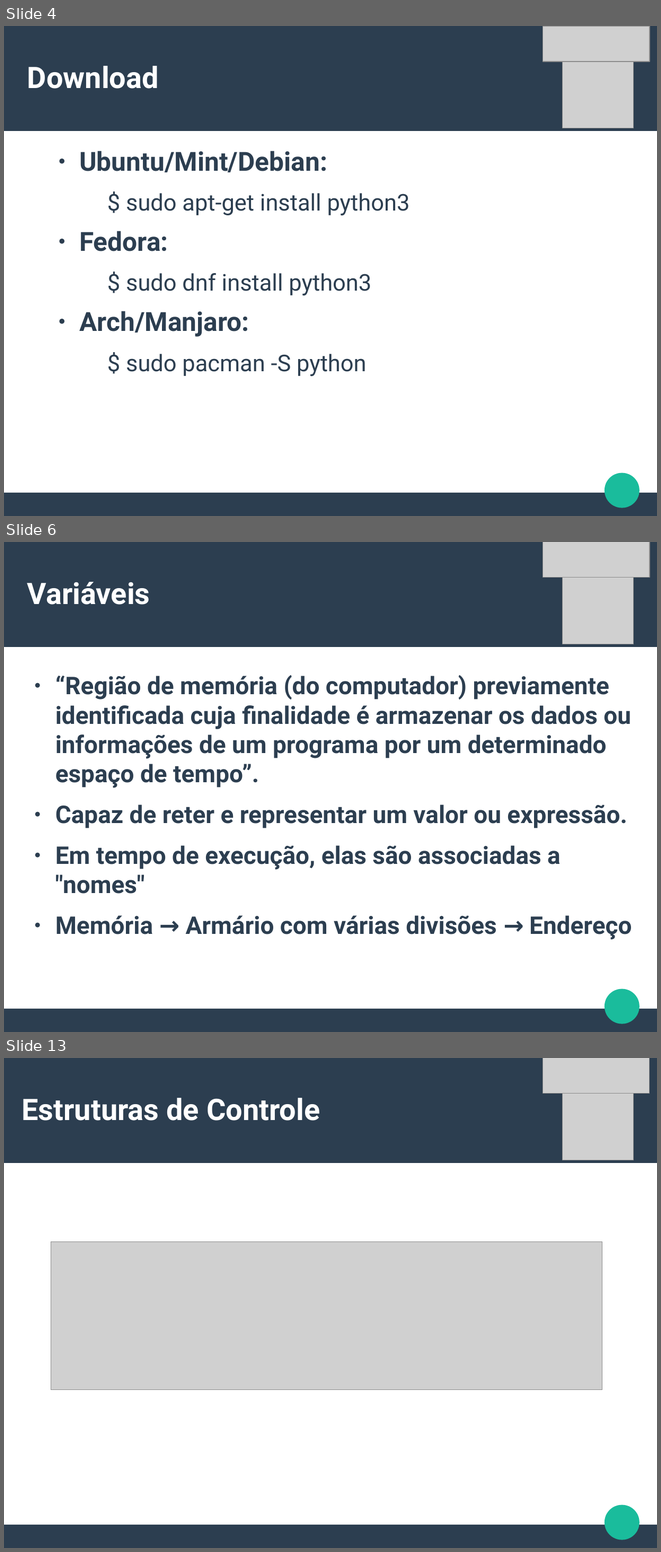
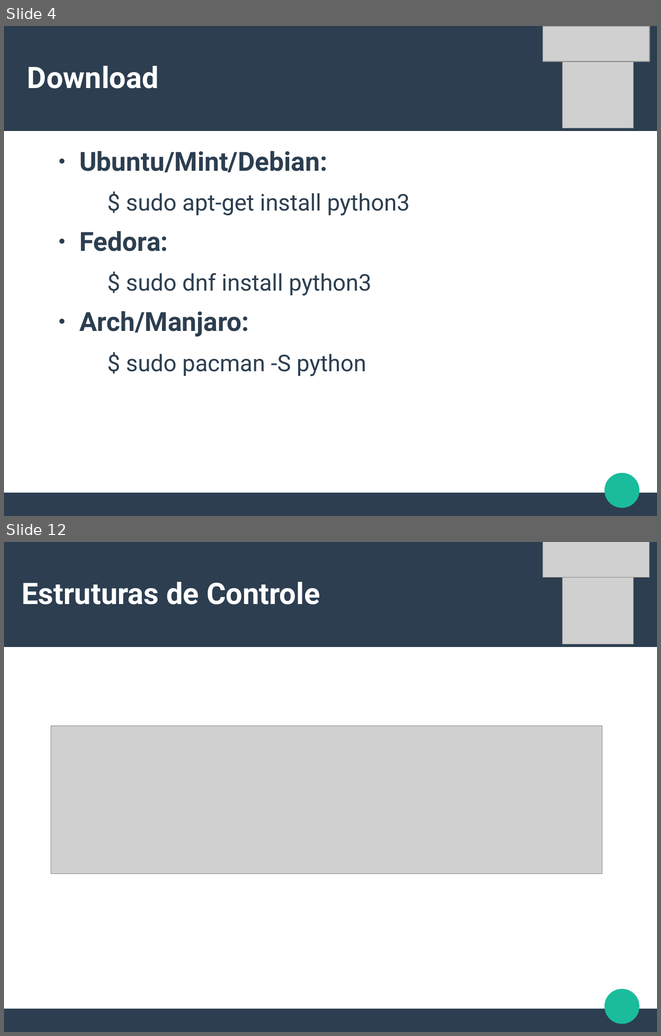
Before and after one commit to CalicoUFSC/minicurso-python, a slide deck: Aula1/Aula1.odp. Shown one above the other, each under a label of ours: slides 4, 6 and 13 before the commit, slides 4 and 12 after it; the slides between them are not shown. The pictures are 661x1552 and 661x1036 pixels, drawn with LibreOffice and Linux fonts; fonts in the diff are those of the drawing; grey boxes stand for pictures. Boxes give left, top, right and bottom in pixels: in the first picture for what was removed or moved away, otherwise in the second. Text is boxed around its words. In the diff, an @@ line names an element or a change of style, - is before the commit and + after.

```diff
--- a/Aula1/Aula1.odp
+++ b/Aula1/Aula1.odp
@@ slide 6 removed at (4, 542, 657, 1032), background #FFFFFF; not listed: 3 template elements that a slide beside it also shows @@
@@ picture removed at (543, 542, 650, 578) @@
@@ picture removed at (563, 573, 634, 644) @@
@@ title removed at (27, 582, 150, 605) @@
-Variáveis
@@ text removed at (55, 675, 632, 940) @@
-● “Região de memória (do computador) previamente identificada cuja finalidade é armazenar os dados ou informações de um programa por um determinado espaço de tempo”.
-● Capaz de reter e representar um valor ou expressão.
-● Em tempo de execução, elas são associadas a "nomes"
-● Memória → Armário com várias divisões → Endereço
@@ what was slide 13 is now slide 12 @@
```
Also in this commit, not shown: 11 slides changed, 3 slides added, 1 other slide removed, 5 other files.
